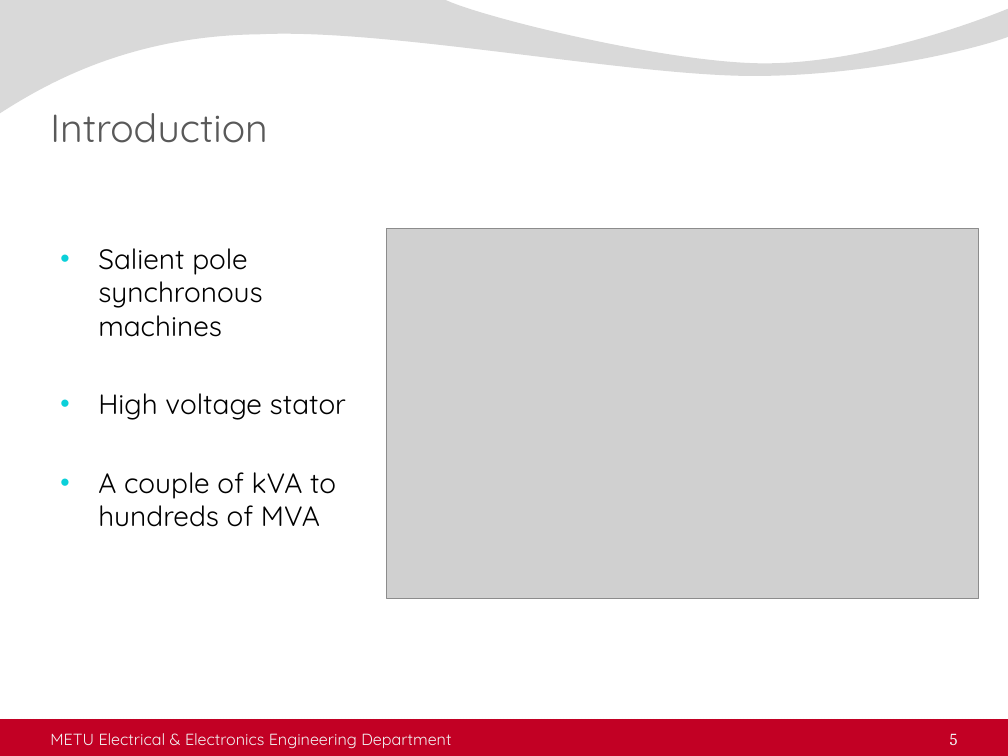
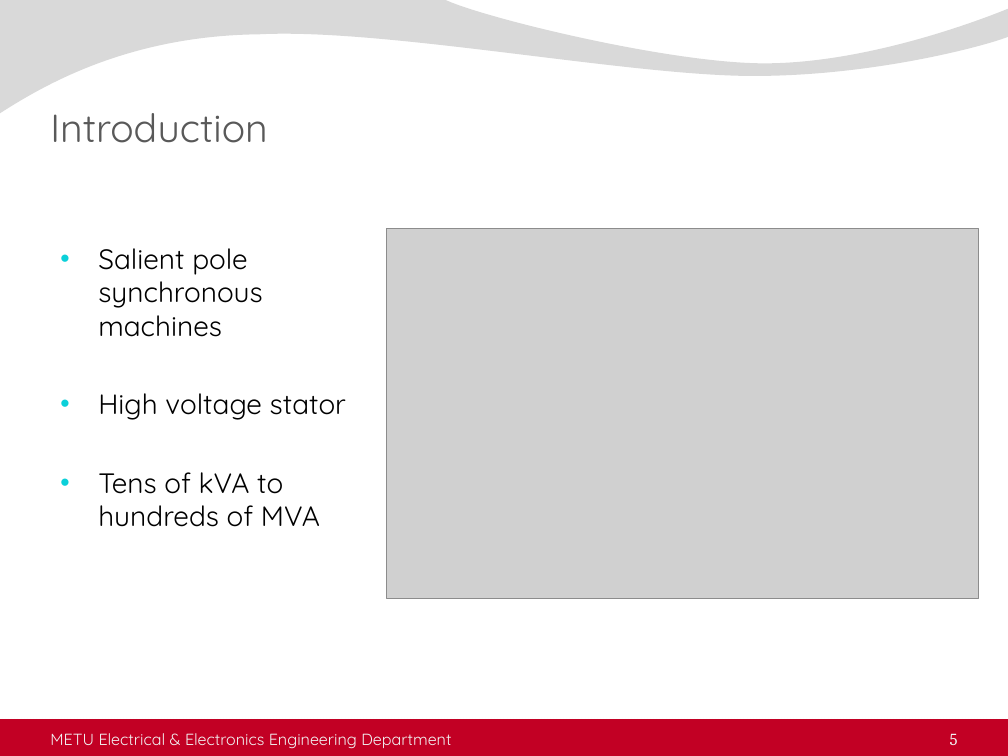
Before and after one commit to sametyakut/Studies, a slide deck: slide 5 of Presentations/5-Seminar_Presentation_2023_11_23.pptx. Drawn at 1008x756 pixels with LibreOffice and Linux fonts; fonts in the diff are those of the drawing; grey boxes stand for pictures; background and template pictures are left out. Boxes give left, top, right and bottom in pixels: in the first picture for what was removed or moved away, otherwise in the second. Text is boxed around its words. In the diff, an @@ line names an element or a change of style, - is before the commit and + after.

```diff
--- a/Presentations/5-Seminar_Presentation_2023_11_23.pptx
+++ b/Presentations/5-Seminar_Presentation_2023_11_23.pptx
@@ text at <box>98,472,320,527</box>: text changed @@
-• A couple of kVA to hundreds of MVA
+• Tens of kVA to hundreds of MVA
```
Also in this commit, not shown: 9 other slides changed, 8 slides added, 4 other files.
